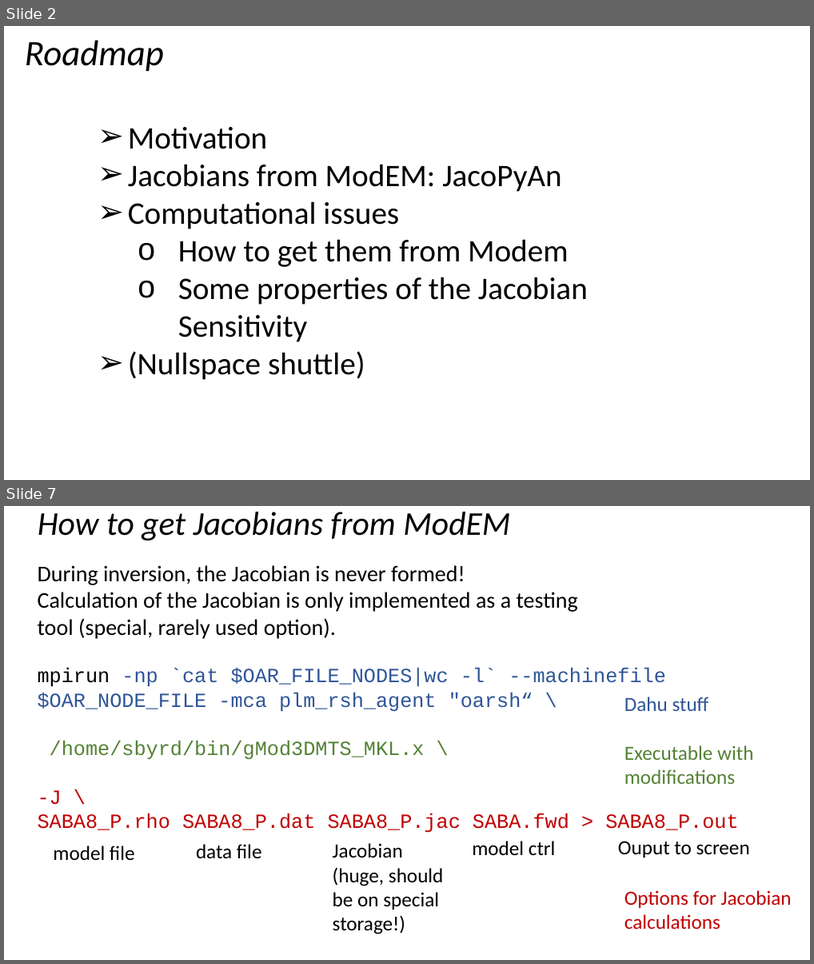
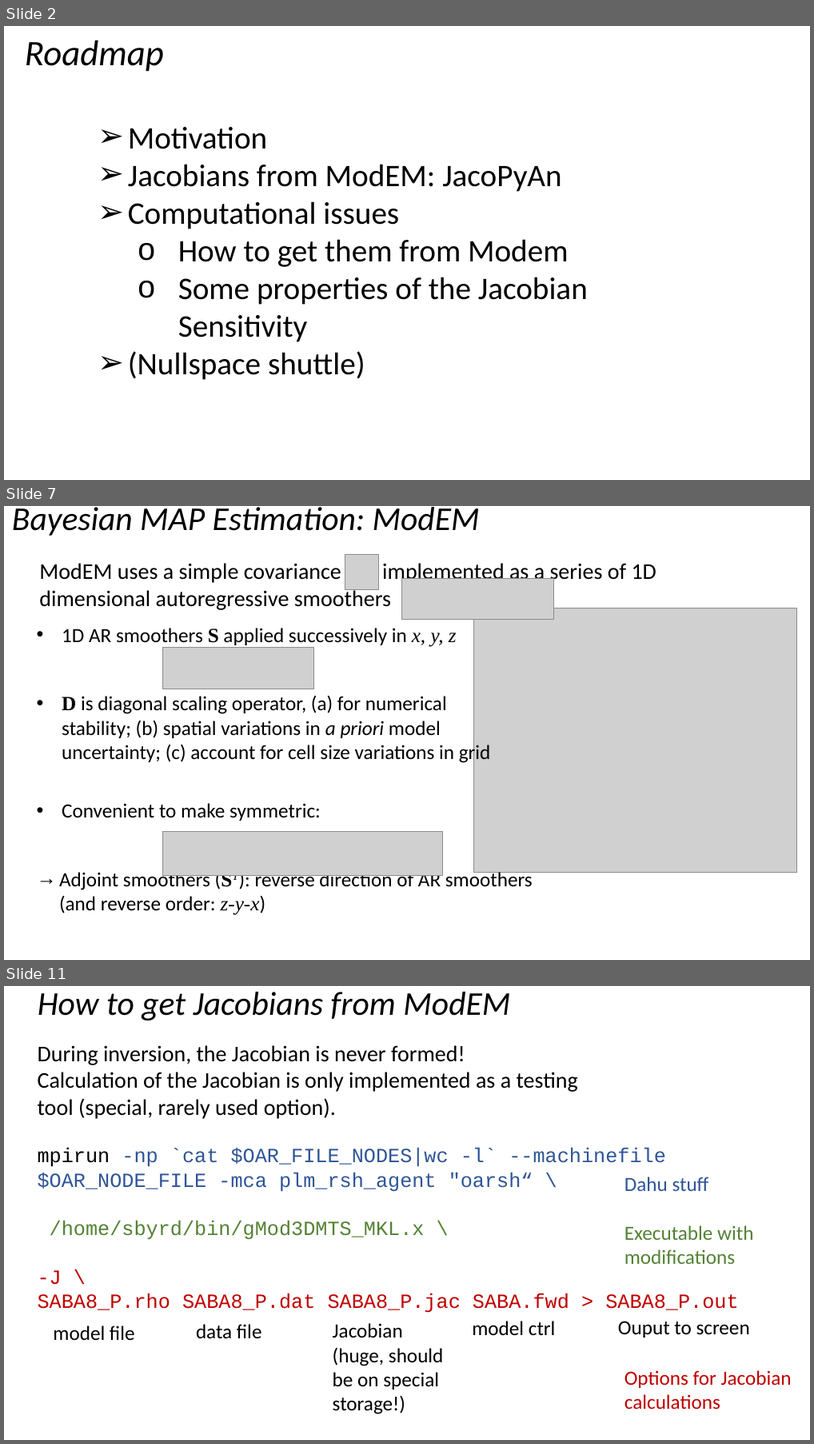
Before and after one commit to volkerrath/JacoPyAn, a slide deck: doc/Rathetal_MT-Jacobians.pptx. Shown one above the other, each under a label of ours: slides 2 and 7 before the commit, slides 2, 7 and 11 after it; the slides between them are not shown. The pictures are 814x964 and 814x1444 pixels, drawn with LibreOffice and Linux fonts; fonts in the diff are those of the drawing; grey boxes stand for pictures. Boxes give left, top, right and bottom in pixels: in the first picture for what was removed or moved away, otherwise in the second. Text is boxed around its words. In the diff, an @@ line names an element or a change of style, - is before the commit and + after.

```diff
--- a/doc/Rathetal_MT-Jacobians.pptx
+++ b/doc/Rathetal_MT-Jacobians.pptx
@@ slide 7 added at bbox=[4, 506, 810, 960], background #FFFFFF @@
@@ text added at bbox=[12, 507, 480, 536], 29.7 pt, text #000000, italic @@
+Bayesian MAP Estimation: ModEM
@@ text added at bbox=[39, 563, 657, 610], 20 pt, text #000000 @@
+ModEM uses a simple covariance , implemented as a series of 1D dimensional autoregressive smoothers
@@ picture added at bbox=[345, 554, 379, 590] @@
@@ picture added at bbox=[402, 579, 554, 619] @@
@@ picture added at bbox=[474, 608, 798, 873] @@
@@ text added at bbox=[59, 628, 533, 915], 18 pt, text #000000 @@
+• 1D AR smoothers S applied successively in x, y, z
+• D is diagonal scaling operator, (a) for numerical
+  stability; (b) spatial variations in a priori model
+  uncertainty; (c) account for cell size variations in grid
+• Convenient to make symmetric:
+→ Adjoint smoothers (ST): reverse direction of AR smoothers (and reverse order: z-y-x)
@@ picture added at bbox=[163, 647, 314, 689] @@
@@ picture added at bbox=[163, 831, 442, 876] @@
@@ what was slide 7 is now slide 11 @@
```
Also in this commit, not shown: 7 slides changed, 4 other slides added, 1 slide removed, 37 other files.
